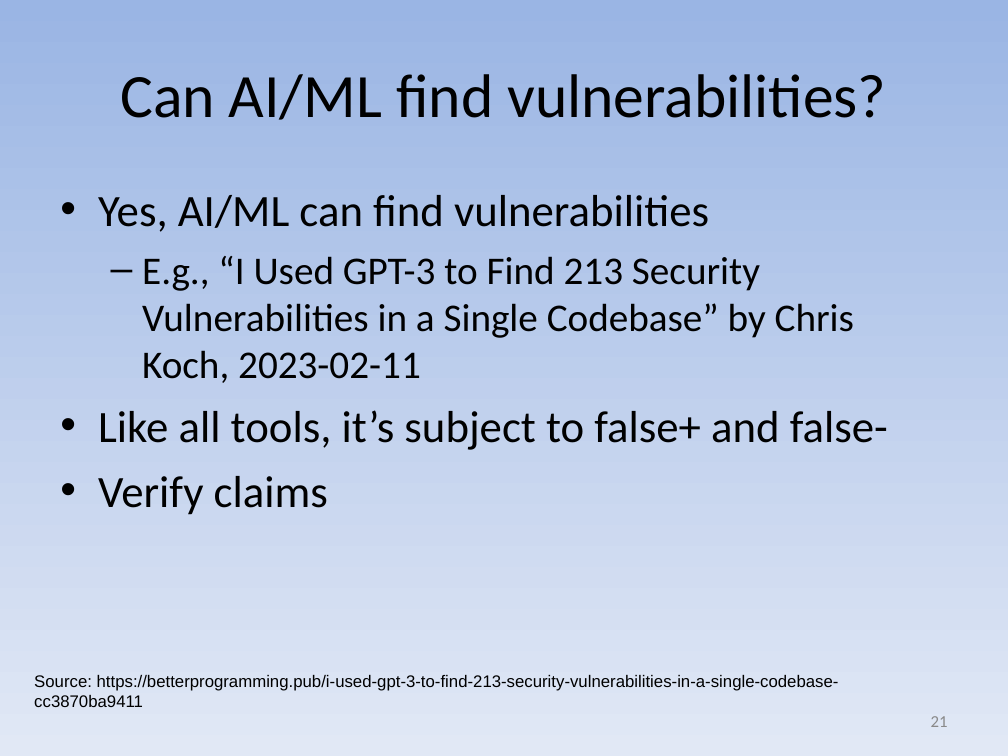
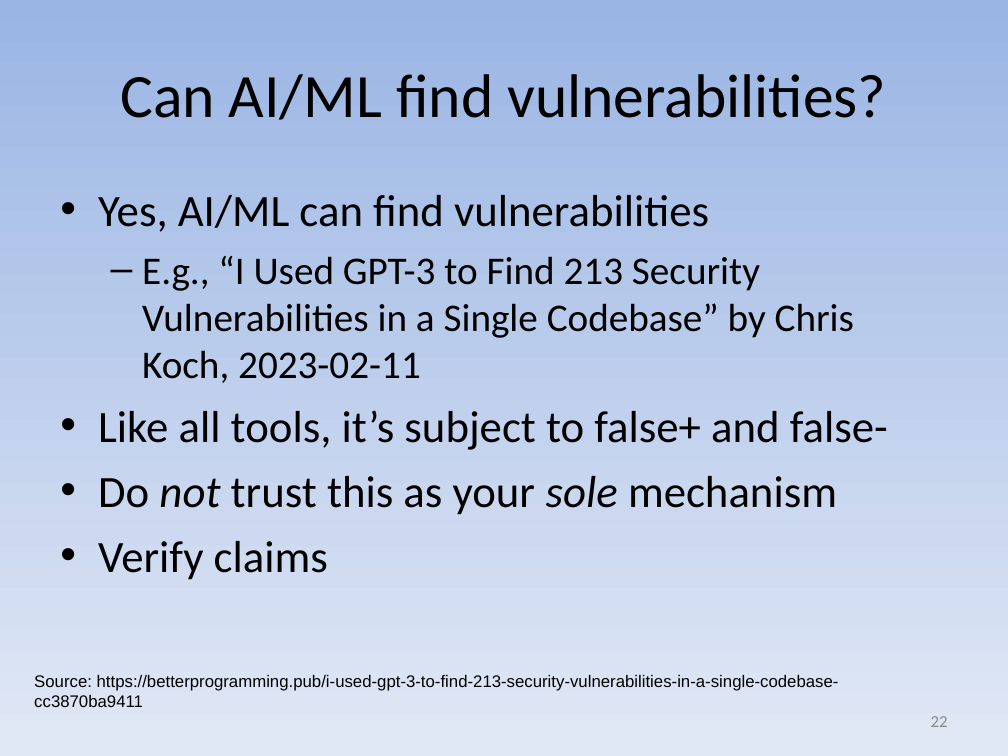
Before and after one commit to david-a-wheeler/david-a-wheeler.github.io, a slide deck: slide 22 of secure-class/presentations/Secure-Software-10-Misc.ppt (slide 21 before the commit). Drawn at 1008x756 pixels with LibreOffice and Linux fonts; fonts in the diff are those of the drawing. Boxes give left, top, right and bottom in pixels: in the first picture for what was removed or moved away, otherwise in the second. Text is boxed around its words. In the diff, an @@ line names an element or a change of style, - is before the commit and + after.

```diff
--- a/secure-class/presentations/Secure-Software-10-Misc.ppt
+++ b/secure-class/presentations/Secure-Software-10-Misc.ppt
@@ text at [98,476,837,515]: paragraph added @@
+• Do not trust this as your sole mechanism
@@ page number at [931,716,948,727]: text changed @@
-21
+22
```
Also in this commit, not shown: 6 other slides changed, 2 slides added.
